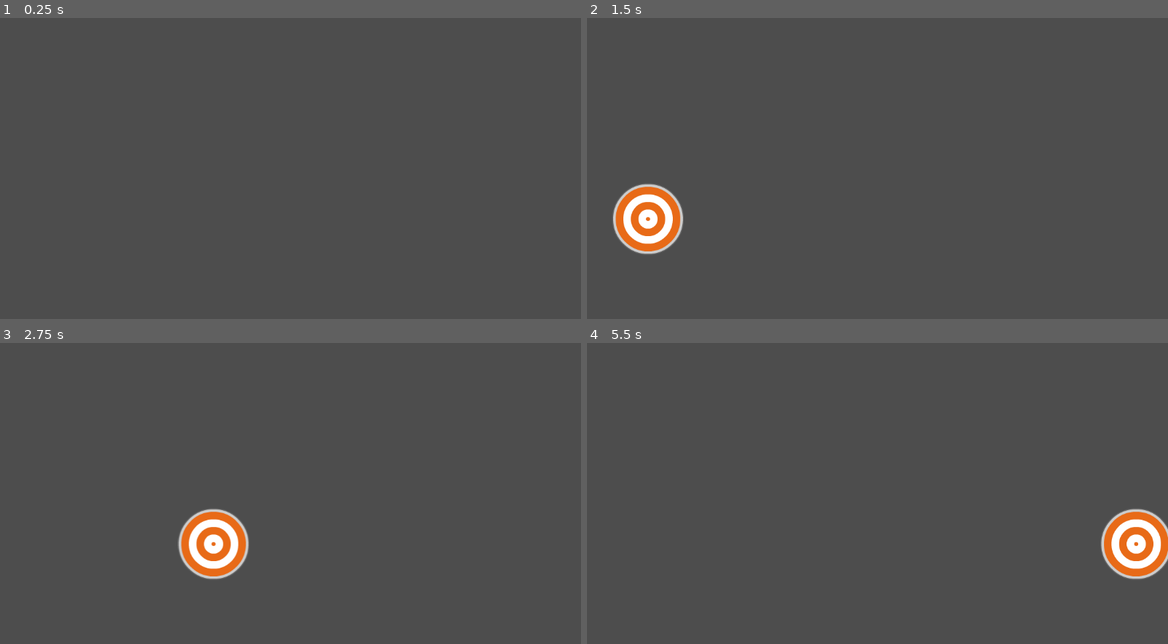
Above: before the commit, frames 1-4 (two rows, left to right).
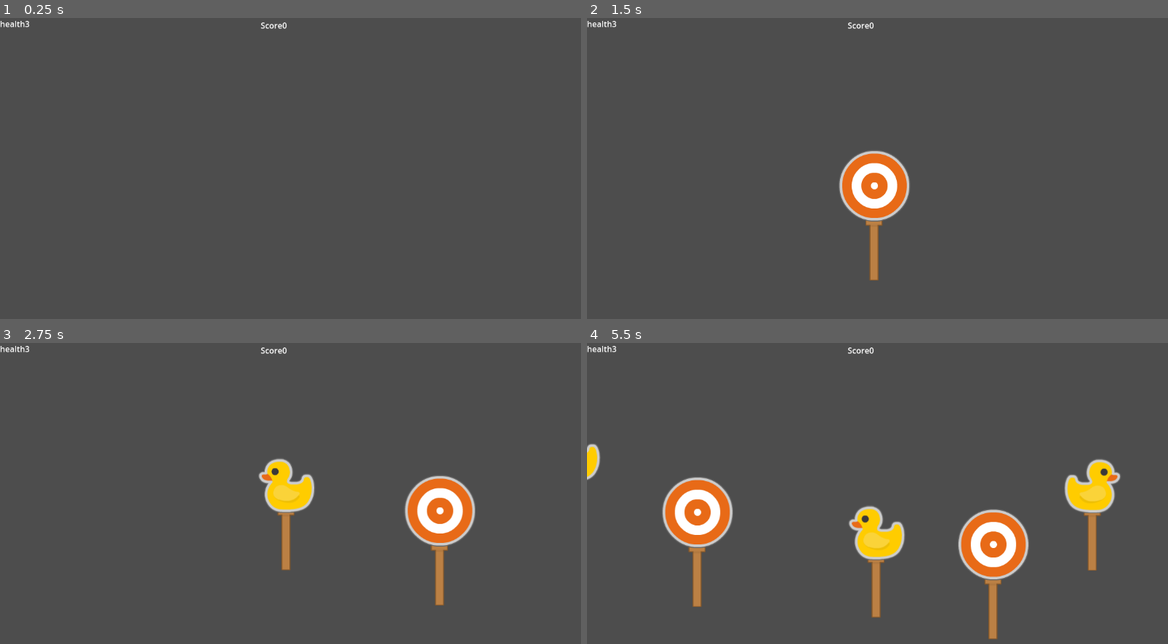
Above: after the commit, the same moments.

Repository: lordlolipop/DuckDuckHunt
Game: Godot game, scene res://Sences/Main_level/main_level.tscn
Same seed, same stepped clock (60 frames per second), same inputs: the game is played once before the commit and once after it. The project has no main scene, so this scene is started directly.
Inputs (mouse positions are in pixels of both pictures, inside the frame that each line leads up to):
- Up to frame 1 (0.25 s): no input
- Up to frame 2 (1.5 s): tap Enter at 0.5 s; move the mouse to (1005, 165) at 0.52 s; click (1005, 165) at 0.67 s; move the mouse to (761, 198) at 1.27 s; click (761, 198) at 1.42 s
- Up to frame 3 (2.75 s): move the mouse to (348, 433) at 2.02 s; click (348, 433) at 2.17 s
- Up to frame 4 (5.5 s): move the mouse to (848, 571) at 2.77 s; click (848, 571) at 2.92 s; move the mouse to (1051, 553) at 3.52 s; click (1051, 553) at 3.67 s; move the mouse to (703, 457) at 4.27 s; click (703, 457) at 4.42 s; move the mouse to (906, 505) at 5.02 s; click (906, 505) at 5.17 s

The runs differ from the first frame. In frame 1, 0.1% of the frame differs, in the area x 0-50%, y 0-4%; in frame 2, 5.0%; in frame 3, 6.5%; in frame 4, 11%, in the area x 0-100%, y 0-99%.

Commit message:
v0.2
added bad duck, fliping sptites, health, moving to 2 diractions

Diff:
--- a/Scripts/Global.gd
+++ b/Scripts/Global.gd
@@ -1,4 +1,10 @@
 extends Node
 
 
+
 var score: int
+var health:= 3
+
+func _process(delta: float) -> void:
+	if health <= 0:
+		get_tree().quit()
--- /dev/null
+++ b/Sences/Main_level/helth.gd
@@ -0,0 +1,5 @@
+extends Label
+
+func _process(delta: float) -> void:
+	var _health = str(Global.health)
+	self.text = str("health" + _health)
--- a/Sences/Main_level/main_level.tscn
+++ b/Sences/Main_level/main_level.tscn
@@ -1,7 +1,28 @@
-[gd_scene load_steps=2 format=3 uid="uid://duk4lw7h4m268"]
+[gd_scene load_steps=4 format=3 uid="uid://duk4lw7h4m268"]
 
 [ext_resource type="PackedScene" uid="uid://3bhfc6unw6xw" path="res://Sences/target_spawner.tscn" id="1_71bqw"]
+[ext_resource type="Script" uid="uid://dfm85vx5s7wdi" path="res://Sences/Main_level/score.gd" id="2_71bqw"]
+[ext_resource type="Script" uid="uid://cgclu482hkn8y" path="res://Sences/Main_level/helth.gd" id="3_5q0sq"]
 
 [node name="Main_level" type="Node2D"]
 
 [node name="Target_Spawner" parent="." instance=ExtResource("1_71bqw")]
+
+[node name="Score" type="Label" parent="."]
+anchors_preset = 8
+anchor_left = 0.5
+anchor_top = 0.5
+anchor_right = 0.5
+anchor_bottom = 0.5
+offset_left = 517.0
+offset_top = 3.0
+offset_right = 695.0
+offset_bottom = 53.0
+grow_horizontal = 2
+grow_vertical = 2
+script = ExtResource("2_71bqw")
+
+[node name="helth" type="Label" parent="."]
+offset_right = 40.0
+offset_bottom = 23.0
+script = ExtResource("3_5q0sq")
--- /dev/null
+++ b/Sences/Main_level/score.gd
@@ -0,0 +1,5 @@
+extends Label
+
+func _process(delta: float) -> void:
+	var _score = str(Global.score)
+	self.text = str("Score" + _score)
--- a/Sences/Targets/targets.gd
+++ b/Sences/Targets/targets.gd
@@ -5,17 +5,65 @@
 
 @export var minimum_speed: int = 100
 @export var maximum_speed: int = 500
+@onready var sprite_2d: Sprite2D = $Sprite2D
 
 
+var sptites: = [preload("res://Assets/PNG/Objects/target_red3_outline.png"),
+preload("res://Assets/PNG/Objects/duck_outline_yellow.png"),
+preload("res://Assets/PNG/Objects/bad_duck.png")
+]
+
+var starting_pos:= Vector2(0,0)
 var speed = randi_range(minimum_speed, maximum_speed)
-var score_value: int = 1
+var score_value: int
+var damege:= 1
+
 
 
 func _ready() -> void:
-	pass
+	target_type = randi_range(0,2)
+	match target_type:
+		0:
+			score_value = 1
+			$Sprite2D.texture = sptites[0]
+		1:
+			score_value = 0
+			$Sprite2D.texture = sptites[1]
+			var stike = get_node("StickWoodFixedOutline")
+			stike.position.y += -20
+		2:
+			$Sprite2D.texture = sptites[2]
+			$Sprite2D.scale = Vector2(0.32, 0.32)
+			score_value = 5
+
+
 
 func _process(delta: float) -> void:
-	position.x += speed * delta
-	if position.x > get_viewport_rect().size.x + 100:
+	movment_handel(delta)
+	if position.x > get_viewport_rect().size.x + 100 or position.x < -50:
 		print ("out of view")
 		queue_free()
+
+
+func _input_event(viewport: Viewport, event: InputEvent, shape_index: int):
+	var event_is_mouse_click: bool = (
+		event is InputEventMouseButton and
+		event.button_index == MOUSE_BUTTON_LEFT and
+		event.is_pressed()
+	)
+
+	if event_is_mouse_click:
+		if target_type == 1:
+			Global.health -= damege
+
+		queue_free()
+		Global.score += score_value
+
+
+
+func movment_handel(delta):
+	if starting_pos.x < get_viewport_rect().size.x / 2:
+		position.x += speed * delta
+	else:
+		position.x += speed * delta * -1
+	print(starting_pos)
--- a/Sences/Targets/targets.tscn
+++ b/Sences/Targets/targets.tscn
@@ -1,7 +1,8 @@
-[gd_scene load_steps=4 format=3 uid="uid://beei5hfmy1wrw"]
+[gd_scene load_steps=5 format=3 uid="uid://beei5hfmy1wrw"]
 
 [ext_resource type="Script" uid="uid://cu81u36516mj7" path="res://Sences/Targets/targets.gd" id="1_l8c2i"]
-[ext_resource type="Texture2D" uid="uid://d12is1r51x2en" path="res://Assets/PNG/Objects/target_red2_outline.png" id="2_a525t"]
+[ext_resource type="Texture2D" uid="uid://bdxigmte87ea8" path="res://Assets/PNG/Objects/stick_wood_outline.png" id="2_xm0lx"]
+[ext_resource type="Texture2D" uid="uid://cojlv86n2kemb" path="res://Assets/PNG/Objects/target_red3_outline.png" id="3_xm0lx"]
 
 [sub_resource type="CircleShape2D" id="CircleShape2D_a525t"]
 radius = 72.0278
@@ -11,8 +12,12 @@
 minimum_speed = 50
 maximum_speed = 400
 
+[node name="StickWoodFixedOutline" type="Sprite2D" parent="."]
+position = Vector2(-1, 125)
+texture = ExtResource("2_xm0lx")
+
 [node name="Sprite2D" type="Sprite2D" parent="."]
-texture = ExtResource("2_a525t")
+texture = ExtResource("3_xm0lx")
 
 [node name="CollisionShape2D" type="CollisionShape2D" parent="."]
 shape = SubResource("CircleShape2D_a525t")
--- a/Sences/target_spawner.gd
+++ b/Sences/target_spawner.gd
@@ -8,16 +8,21 @@
 
 
 
-func spwan_targets():
-	timer.wait_time = randf_range(0.4, 5)
-	timer.start()
+func spawn_targets():
+	timer.wait_time = randf_range(0.4, 1)
 
-	var _target_instenc = targets.instantiate()
-	add_child(_target_instenc)
-	var target_positon = Vector2(0,0)
-	target_positon.y = randi_range(220, 400)
-	_target_instenc.position = target_positon
+	var target_instance = targets.instantiate()
+	add_child(target_instance)
+
+	var target_position = Vector2()
+	target_position.y = randi_range(220, 400)
+	target_position.x = randi_range(0, get_viewport_rect().size.x)
+
+	target_instance.position = target_position
+	target_instance.starting_pos = target_position
+	if target_instance.position.x > get_viewport_rect().size.x / 2:
+		target_instance.sprite_2d.flip_h = true
 
 
 func _on_timer_timeout() -> void:
-	spwan_targets()
+	spawn_targets()
Binary file added: Assets/PNG/Objects/ChatGPT Image Apr 28, 2025, 11_56_57 AM.png
Not shown, added: Assets/PNG/Objects/ChatGPT Image Apr 28, 2025, 11_56_57 AM.png.import
Binary file added: Assets/PNG/Objects/bad_duck.png
Not shown, added: Assets/PNG/Objects/bad_duck.png.import
Not shown, added: Sences/Main_level/helth.gd.uid
Not shown, added: Sences/Main_level/score.gd.uid
